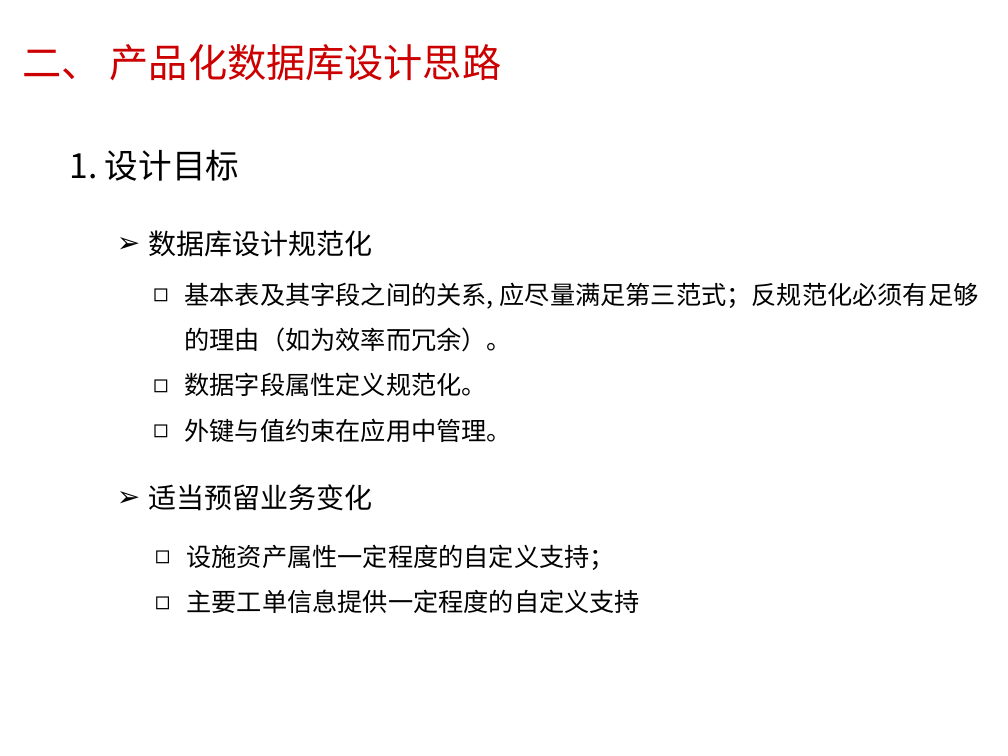
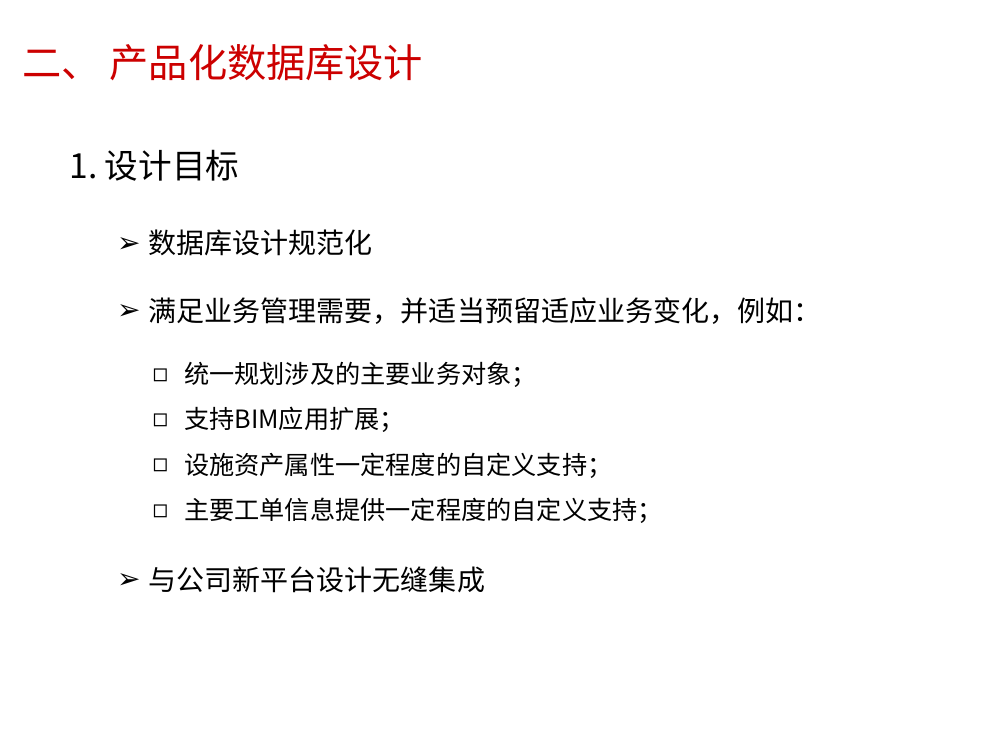
Before and after one commit to rxchl/SyncDoc, a slide deck: slide 5 of 数据库设计/公路养护数据库设计思路.pptx (slide 4 before the commit). Drawn at 1008x756 pixels with LibreOffice and Linux fonts; fonts in the diff are those of the drawing; background and template pictures are left out. Boxes give left, top, right and bottom in pixels: in the first picture for what was removed or moved away, otherwise in the second. Text is boxed around its words. In the diff, an @@ line names an element or a change of style, - is before the commit and + after.

```diff
--- a/数据库设计/公路养护数据库设计思路.pptx
+++ b/数据库设计/公路养护数据库设计思路.pptx
@@ title at bbox=[23, 44, 423, 81]: text changed @@
-二、 产品化数据库设计思路
+二、 产品化数据库设计
@@ text added at bbox=[149, 229, 822, 593], 20 pt, text #000000 @@
+➢ 数据库设计规范化
+➢ 满足业务管理需要，并适当预留适应业务变化，例如：
+➢ 与公司新平台设计无缝集成
@@ text removed at bbox=[185, 282, 979, 442] @@
-◻ 基本表及其字段之间的关系, 应尽量满足第三范式；反规范化必须有足够的理由（如为效率而冗余）。
-◻ 数据字段属性定义规范化。
-◻ 外键与值约束在应用中管理。
@@ text "统一规划涉及的主要业务对象；": place and size @@
-text "统一规划涉及的主要业务对象；" at bbox=[186, 544, 640, 613]
+text "统一规划涉及的主要业务对象；" at bbox=[184, 361, 663, 523]
@@ text at bbox=[184, 361, 537, 432]: paragraphs added @@
+◻ 统一规划涉及的主要业务对象；
+◻ 支持BIM应用扩展；
@@ text removed at bbox=[149, 484, 373, 511] @@
-➢ 适当预留业务变化
@@ text at bbox=[184, 497, 663, 523]: text changed @@
-◻ 主要工单信息提供一定程度的自定义支持
+◻ 主要工单信息提供一定程度的自定义支持；
```
Also in this commit, not shown: 3 other slides changed, 3 slides added, 5 other files.
